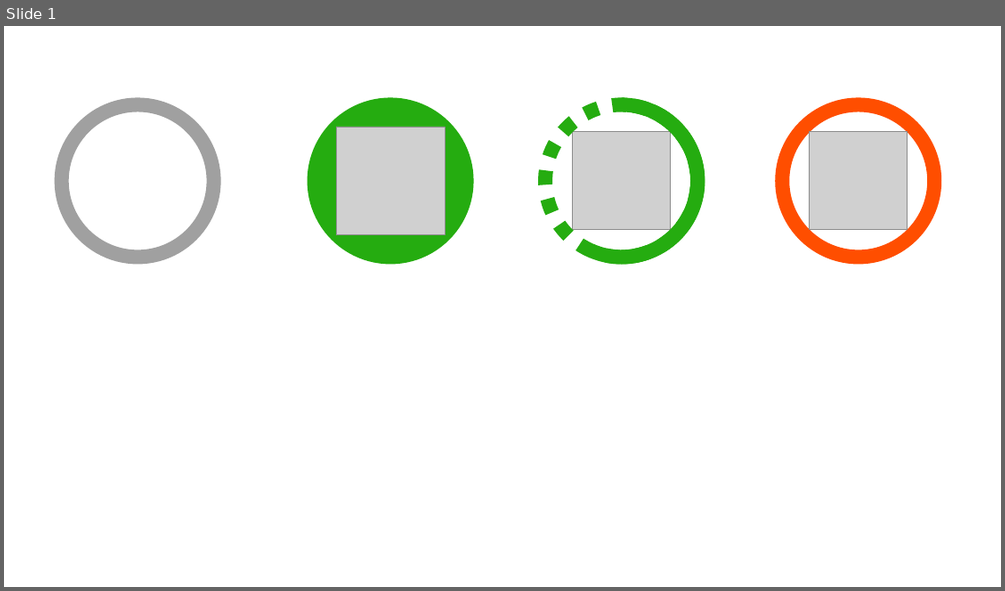
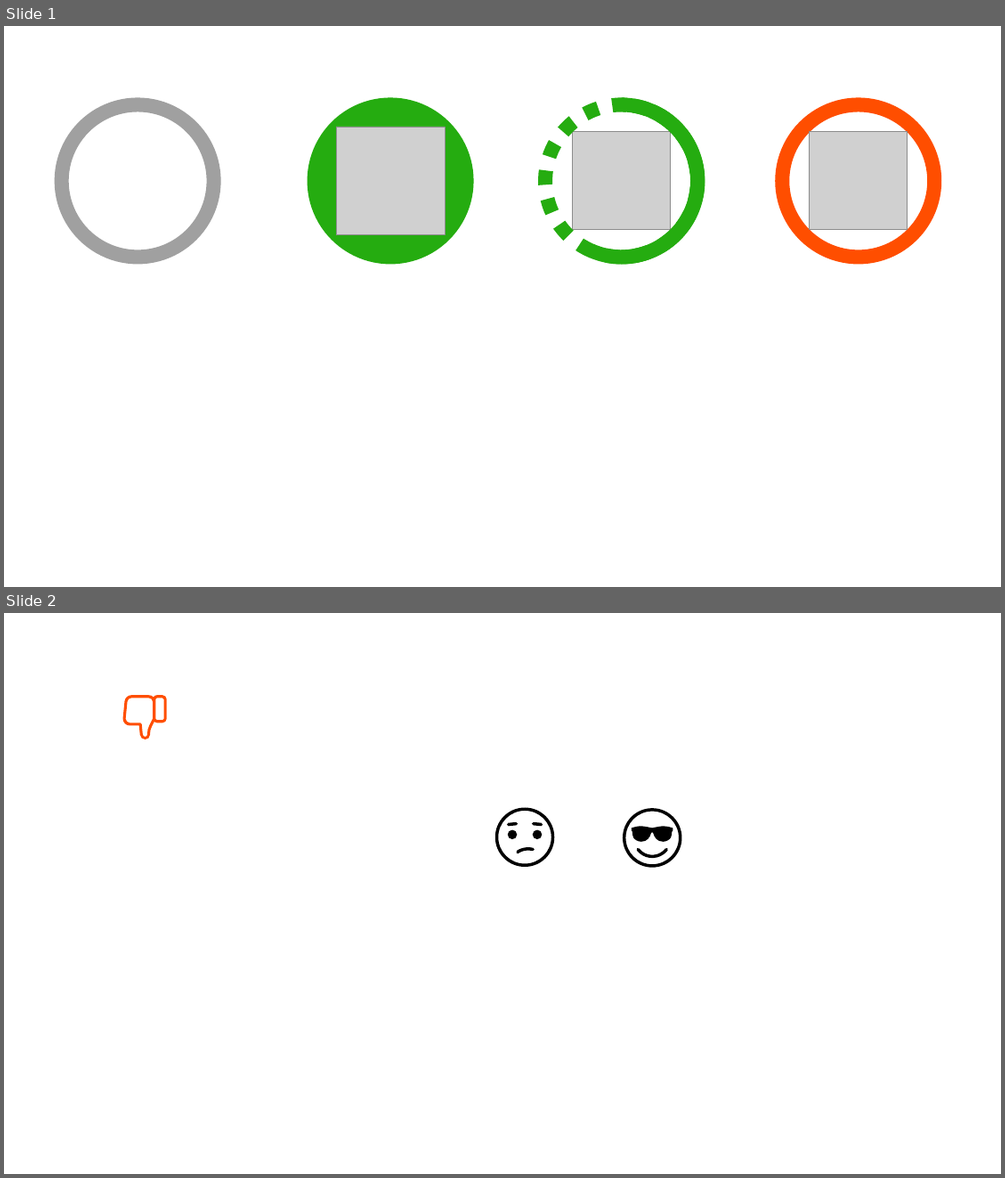
Before and after one commit to HelpMyStreet/front-end, a slide deck: HelpMyStreetFE/HelpMyStreetFE/src/pptx/Icons.pptx. Shown one above the other, each under a label of ours: slide 1 before the commit, slides 1 and 2 after it. The pictures are 1005x591 and 1005x1178 pixels, drawn with LibreOffice and Linux fonts; fonts in the diff are those of the drawing; grey boxes stand for pictures. Boxes give left, top, right and bottom in pixels: in the first picture for what was removed or moved away, otherwise in the second. Text is boxed around its words. In the diff, an @@ line names an element or a change of style, - is before the commit and + after.

```diff
--- a/HelpMyStreetFE/HelpMyStreetFE/src/pptx/Icons.pptx
+++ b/HelpMyStreetFE/HelpMyStreetFE/src/pptx/Icons.pptx
@@ slide 2 added at bbox=[4, 613, 1001, 1174], background #FFFFFF @@
@@ freeform shape added at bbox=[123, 695, 167, 739], fill #FF4E00 @@
@@ group added at bbox=[495, 807, 554, 867]: 6 freeform shapes @@
@@ freeform shape added at bbox=[623, 808, 681, 868], fill #000000 @@
@@ freeform shape added at bbox=[631, 826, 673, 842], fill #000000 @@
@@ freeform shape added at bbox=[637, 848, 668, 859], fill #000000 @@
```
Also in this commit, not shown: 1 slide removed, 9 other files.
